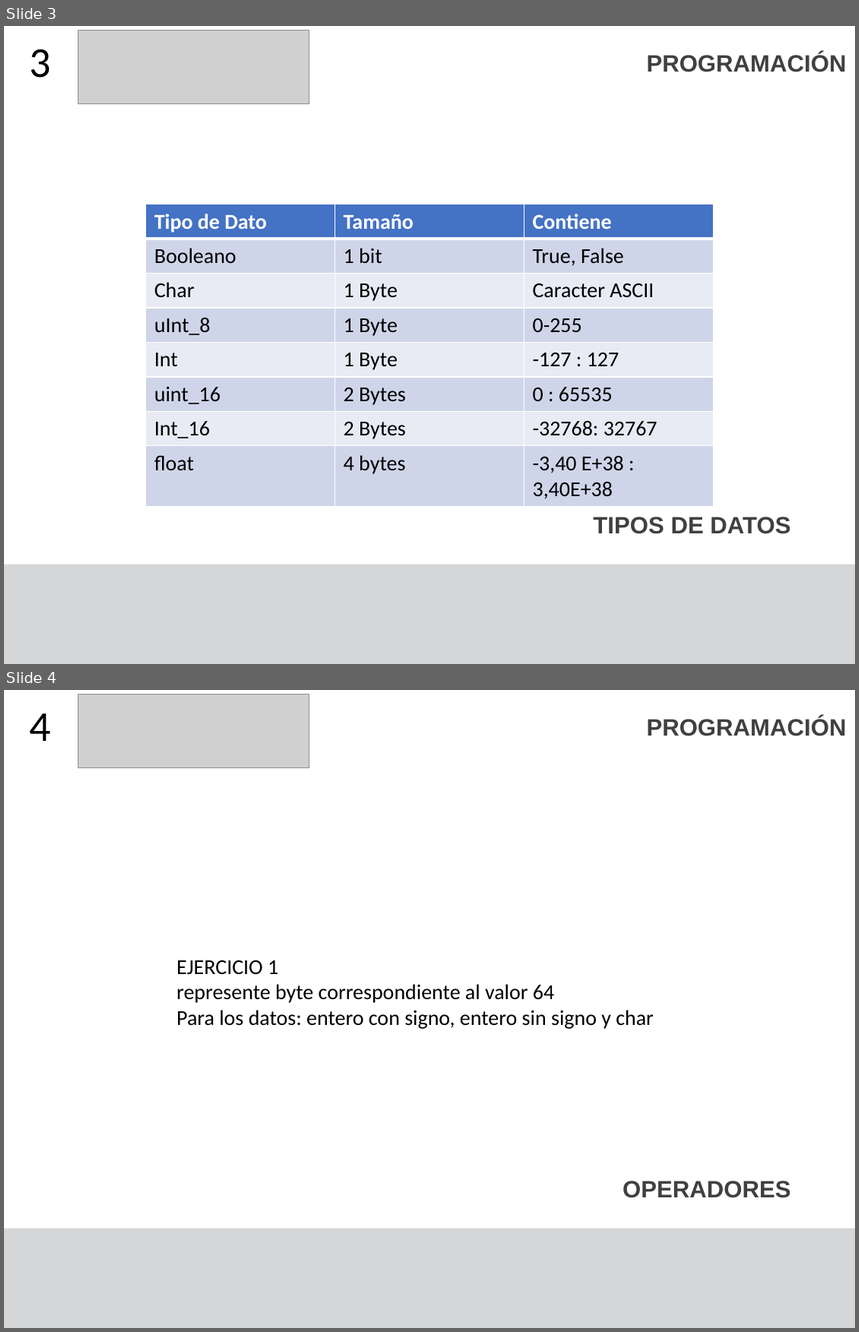
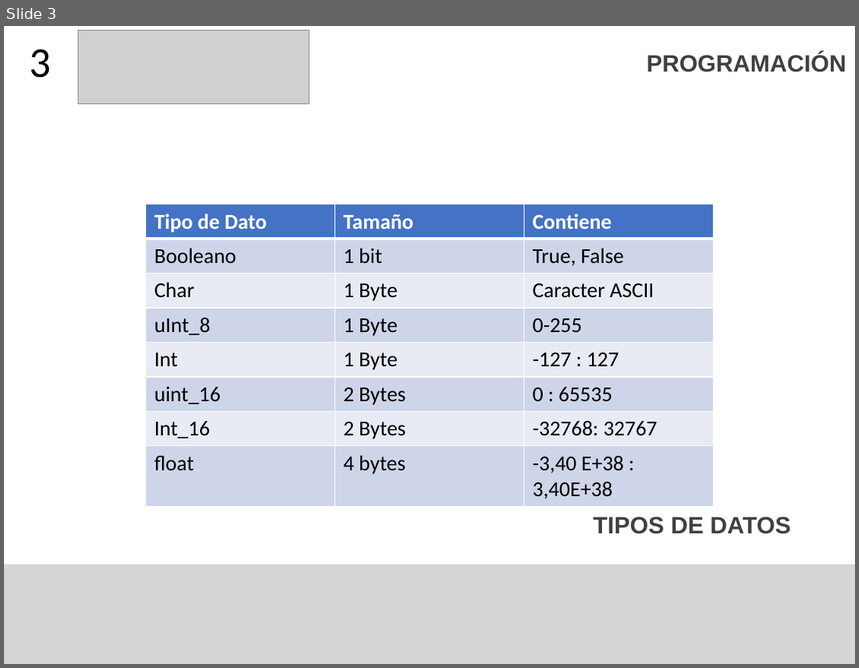
Before and after one commit to F4bian1012/Intro_Programacion, a slide deck: Sesion_1/Tipos de datos.pptx. Shown one above the other, each under a label of ours: slides 3 and 4 before the commit, slide 3 after it. The pictures are 859x1332 and 859x668 pixels, drawn with LibreOffice and Linux fonts; fonts in the diff are those of the drawing; grey boxes stand for pictures. Boxes give left, top, right and bottom in pixels: in the first picture for what was removed or moved away, otherwise in the second. Text is boxed around its words. In the diff, an @@ line names an element or a change of style, - is before the commit and + after.

```diff
--- a/Sesion_1/Tipos de datos.pptx
+++ b/Sesion_1/Tipos de datos.pptx
@@ slide 4 removed at <box>4,690,855,1328</box>, background #FFFFFF; not listed: 1 template element that a slide beside it also shows @@
@@ picture removed at <box>78,695,310,768</box> @@
@@ title removed at <box>30,714,51,741</box> @@
-4
@@ text removed at <box>647,717,847,736</box> @@
-PROGRAMACIÓN
@@ text removed at <box>177,961,654,1029</box> @@
-EJERCICIO 1
-represente byte correspondiente al valor 64
-Para los datos: entero con signo, entero sin signo y char
@@ text removed at <box>623,1181,791,1198</box> @@
-OPERADORES
```
Also in this commit, not shown: 2 slides changed, 7 other slides removed, 2 other files.
